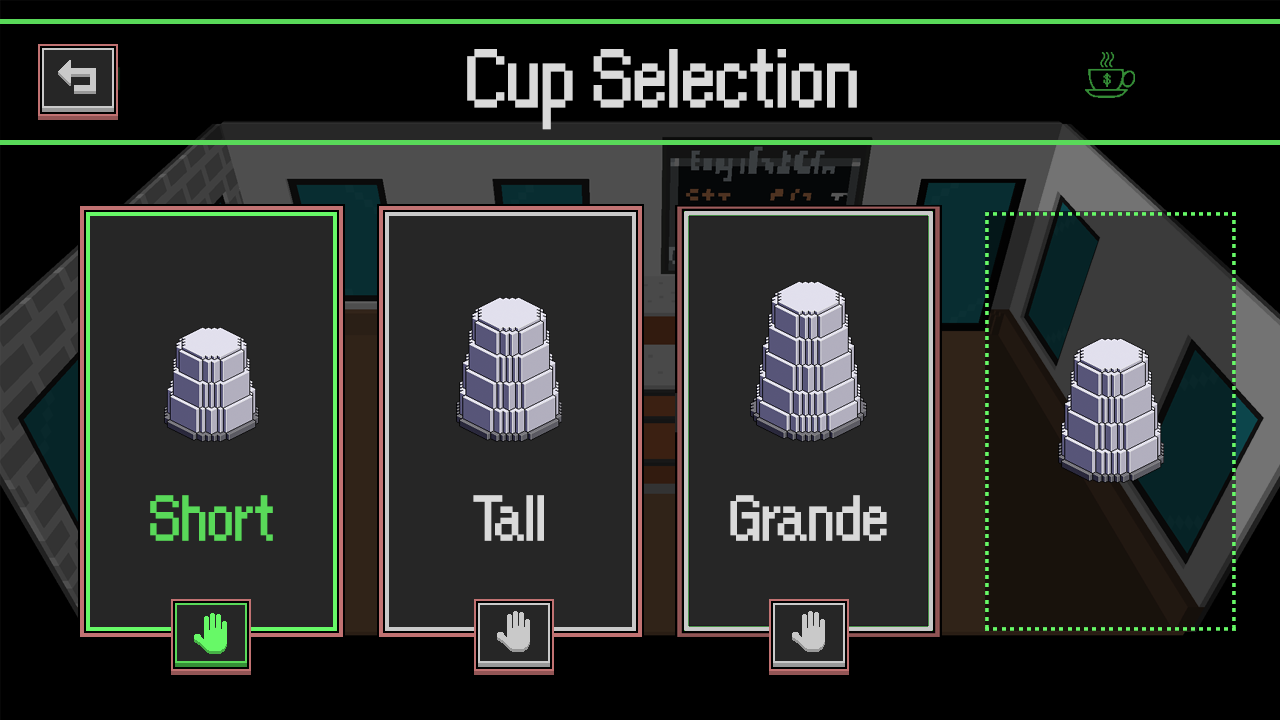
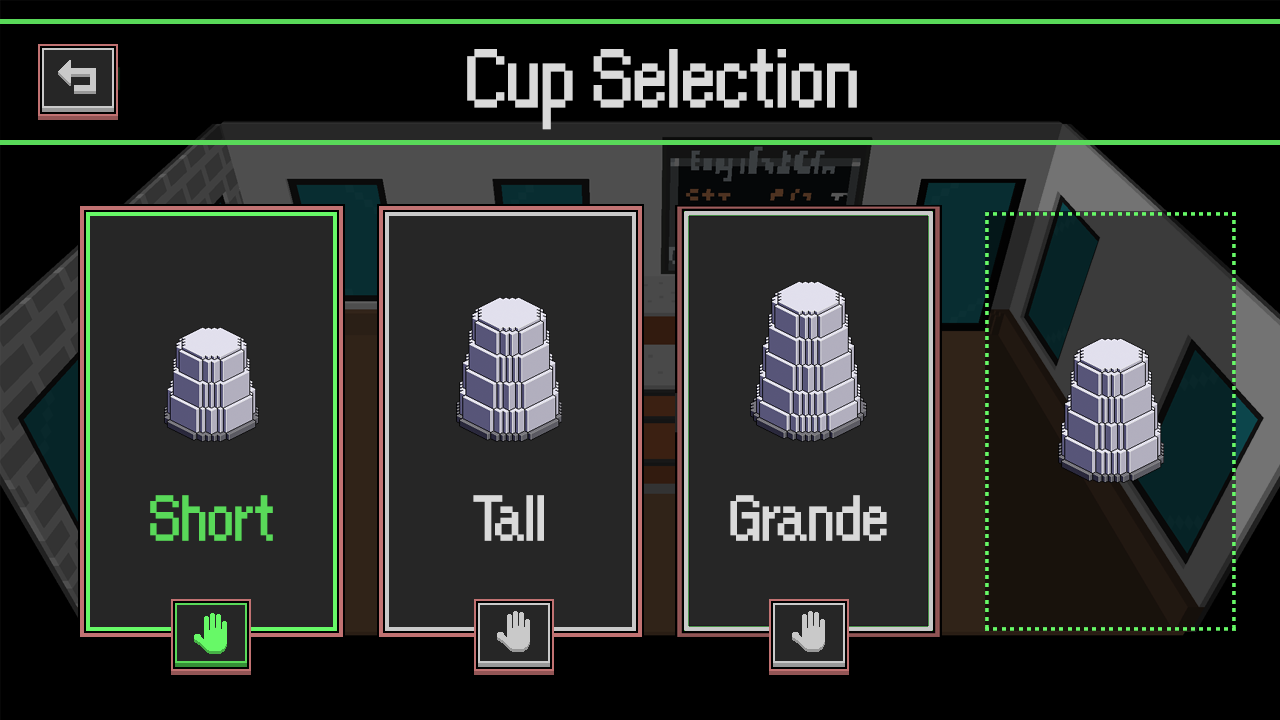
Before/after of a 1280 x 720 layered artwork. What changed in the layer stack:
removed layer "$" from group "Back Button" over [left=1103, top=73, right=1111, bottom=87]
removed layer "Layer 24" from group "Back Button" over [left=1085, top=52, right=1135, bottom=98]
